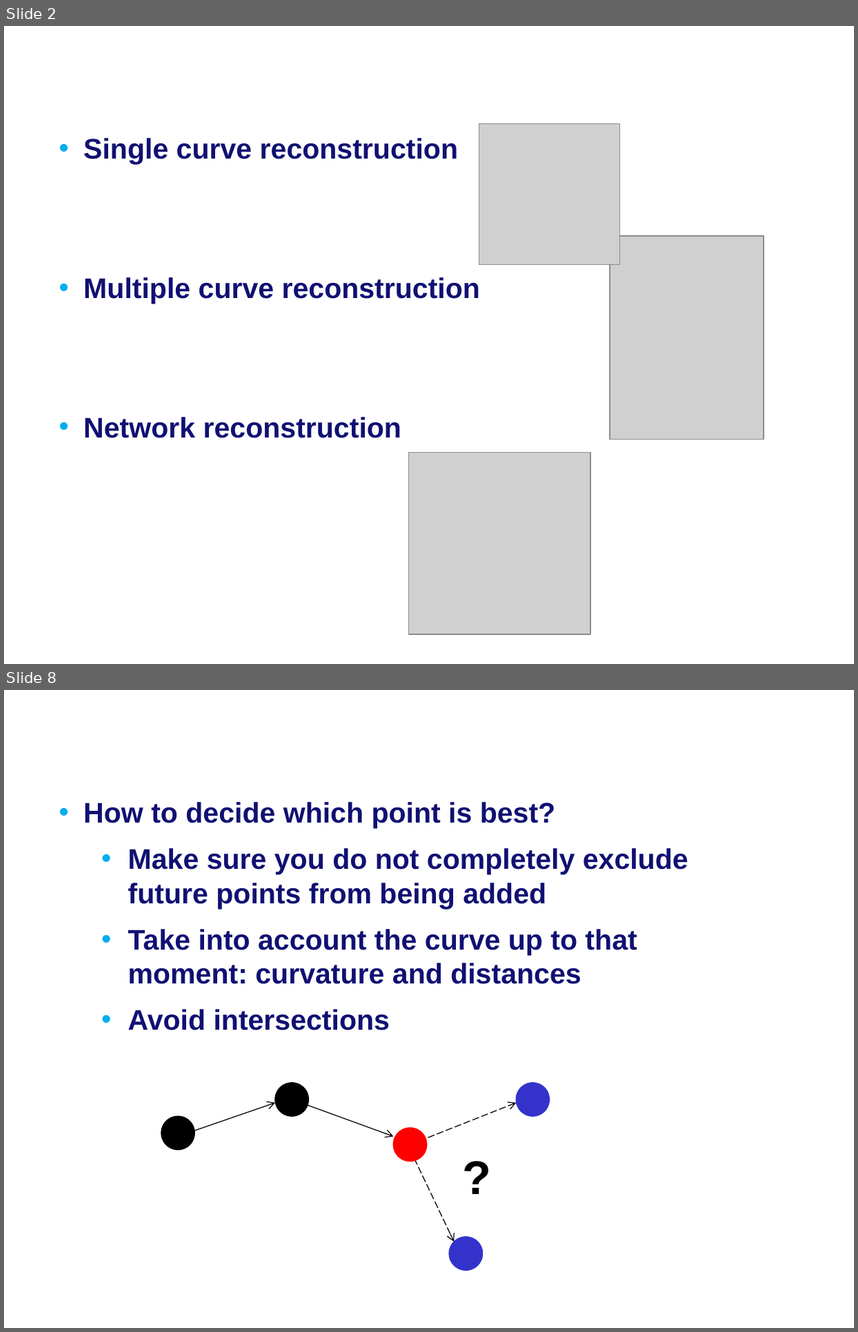
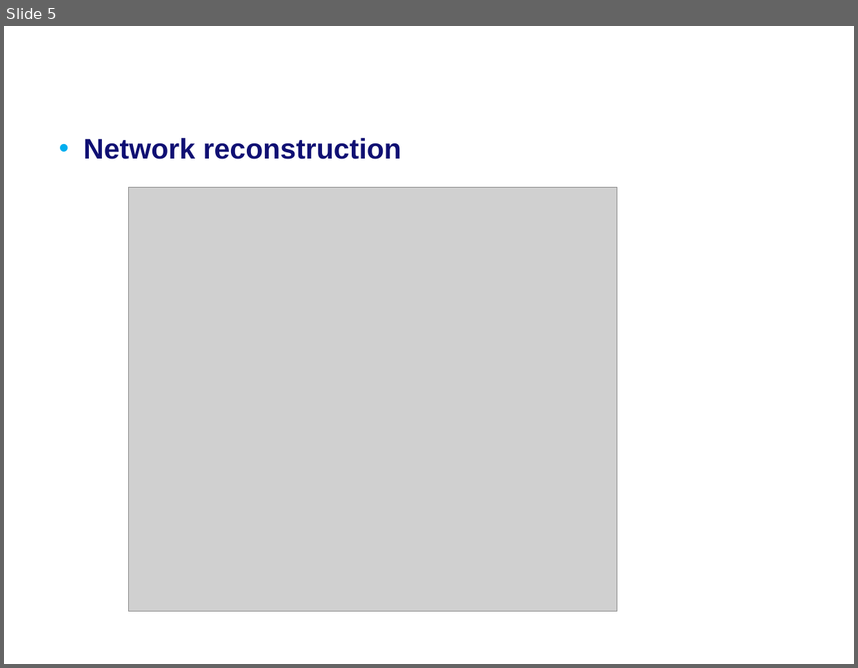
Before and after one commit to MartijnMuijsers/Algorithms, a slide deck: report/Final Presentation.ppt. Shown one above the other, each under a label of ours: slides 2 and 8 before the commit, slide 5 after it; the slides between them are not shown. The pictures are 858x1332 and 858x668 pixels, drawn with LibreOffice and Linux fonts; fonts in the diff are those of the drawing; grey boxes stand for pictures; background and template pictures are left out. Boxes give left, top, right and bottom in pixels: in the first picture for what was removed or moved away, otherwise in the second. Text is boxed around its words. In the diff, an @@ line names an element or a change of style, - is before the commit and + after.

```diff
--- a/report/Final Presentation.ppt
+++ b/report/Final Presentation.ppt
@@ slide 8 removed at [4,690,854,1328], background #FFFFFF @@
@@ text removed at [67,690,814,771] @@
-Solving the curve reconstruction
@@ text removed at [83,802,688,1030] @@
-• How to decide which point is best?
-  • Make sure you do not completely exclude future points from being added
-  • Take into account the curve up to that moment: curvature and distances
-  • Avoid intersections
@@ ellipse removed at [275,1083,308,1116] @@
@@ ellipse removed at [516,1083,549,1116] @@
@@ arrow removed from (179, 1136) to (275, 1103) @@
@@ arrow removed from (292, 1099) to (393, 1136) @@
@@ arrow removed from (410, 1144) to (517, 1103) @@
@@ ellipse removed at [161,1116,194,1149] @@
@@ ellipse removed at [393,1127,426,1161] @@
@@ text removed at [455,1142,500,1208] @@
-?
@@ arrow removed from (410, 1149) to (454, 1241) @@
@@ ellipse removed at [450,1236,483,1270] @@
@@ what was slide 2 is now slide 5 @@
@@ slide 5 changed as well @@
@@ picture removed at [479,124,619,264] @@
@@ text at [83,138,480,303]: paragraphs removed @@
-• Single curve reconstruction
-• Multiple curve reconstruction
@@ picture: place and size @@
-picture at [610,236,764,439]
+picture at [129,187,618,611]
@@ picture removed at [408,452,590,634] @@
```
Also in this commit, not shown: 1 other slide changed, 6 slides added, 16 other slides removed.
